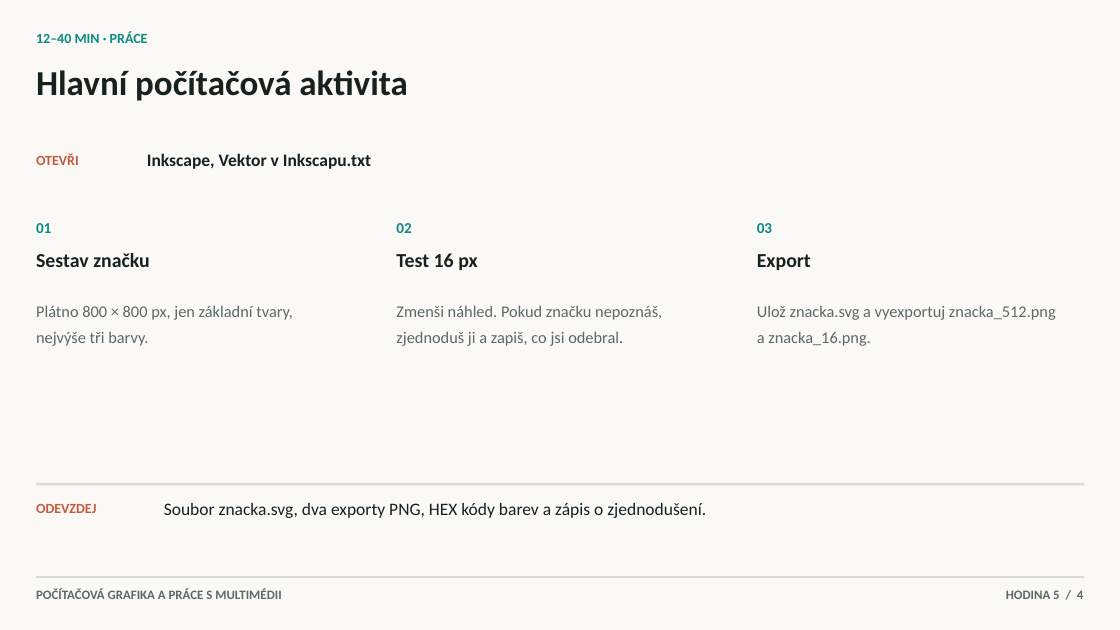
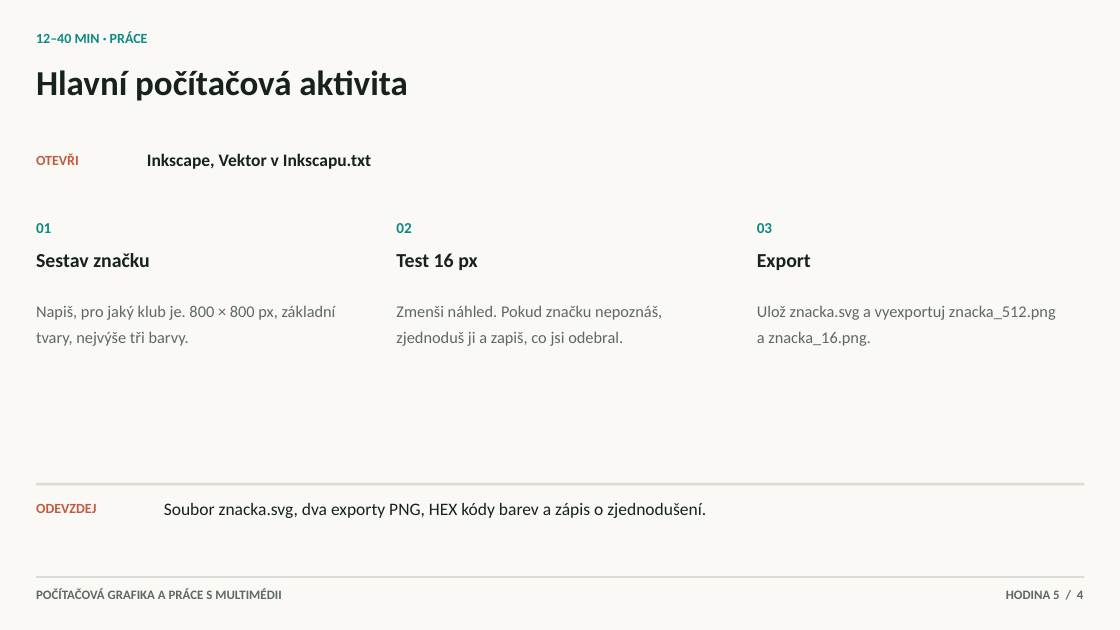
Before and after one commit to hlaska18/karel_hlas-web, a slide deck: slide 4 of public/materialy/1L/6/Prezentace k hodinám/5. Vektorová značka v Inkscapu.pptx. Drawn at 1120x630 pixels with LibreOffice and Linux fonts; fonts in the diff are those of the drawing. Boxes give left, top, right and bottom in pixels: in the first picture for what was removed or moved away, otherwise in the second. Text is boxed around its words. In the diff, an @@ line names an element or a change of style, - is before the commit and + after.

```diff
--- a/public/materialy/1L/6/Prezentace k hodinám/5. Vektorová značka v Inkscapu.pptx
+++ b/public/materialy/1L/6/Prezentace k hodinám/5. Vektorová značka v Inkscapu.pptx
@@ text at <box>36,305,336,346</box>: text changed @@
-Plátno 800 × 800 px, jen základní tvary, nejvýše tři barvy.
+Napiš, pro jaký klub je. 800 × 800 px, základní tvary, nejvýše tři barvy.
```
Also in this commit, not shown: 13 other files.
